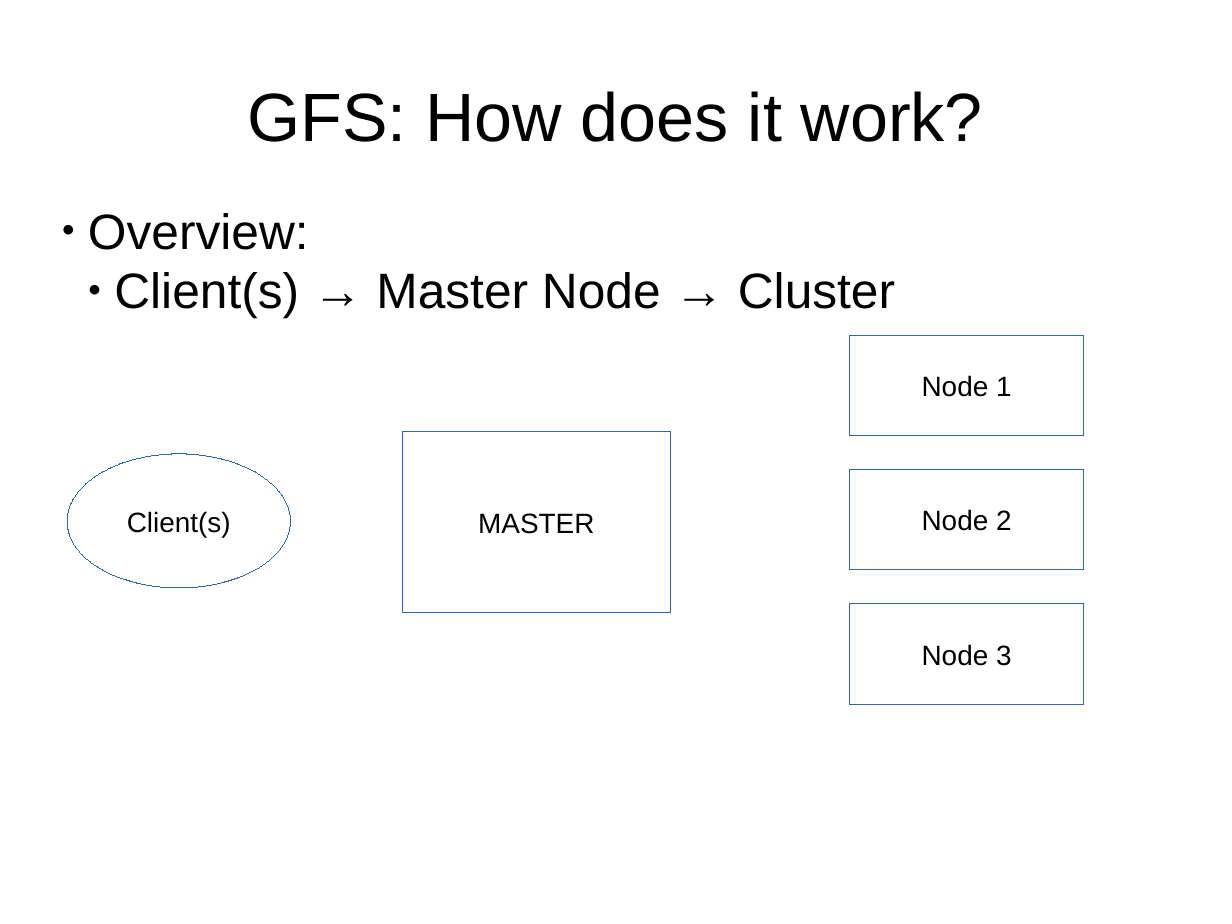
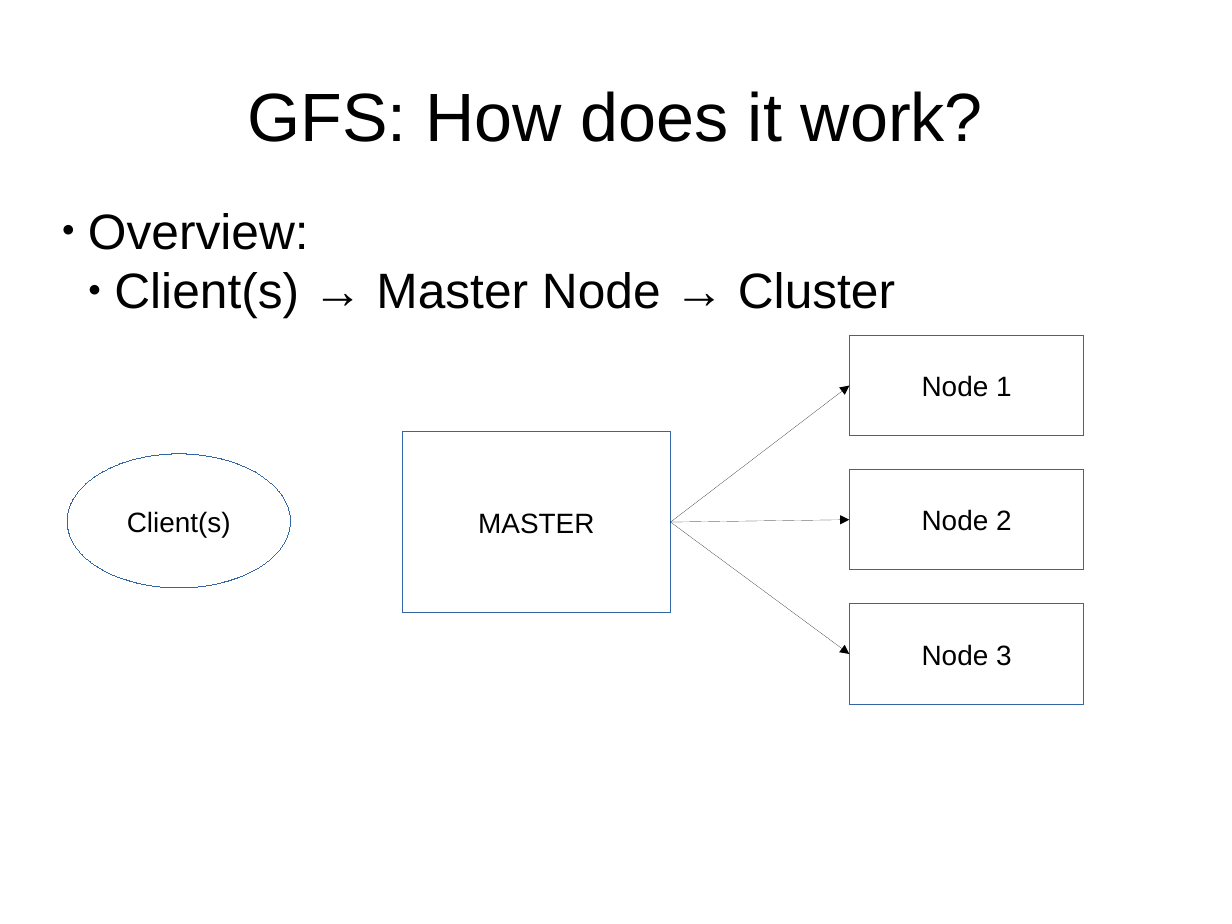
Before and after one commit to twcannon/MSDataSci, a slide deck: slide 5 of CSIS604/projects/assignment_4/assignment_4_ppt.pptx. Drawn at 1232x924 pixels with LibreOffice and Linux fonts; fonts in the diff are those of the drawing. Boxes give left, top, right and bottom in pixels: in the first picture for what was removed or moved away, otherwise in the second. Text is boxed around its words. In the diff, an @@ line names an element or a change of style, - is before the commit and + after.

```diff
--- a/CSIS604/projects/assignment_4/assignment_4_ppt.pptx
+++ b/CSIS604/projects/assignment_4/assignment_4_ppt.pptx
@@ arrow added from (671, 522) to (850, 386), #000000 0.75 pt @@
@@ arrow added from (671, 522) to (850, 520), #000000 0.75 pt @@
@@ arrow added from (671, 522) to (850, 654), #000000 0.75 pt @@
```
Also in this commit, not shown: 11 other slides changed, 2 slides removed, 6 other files.
